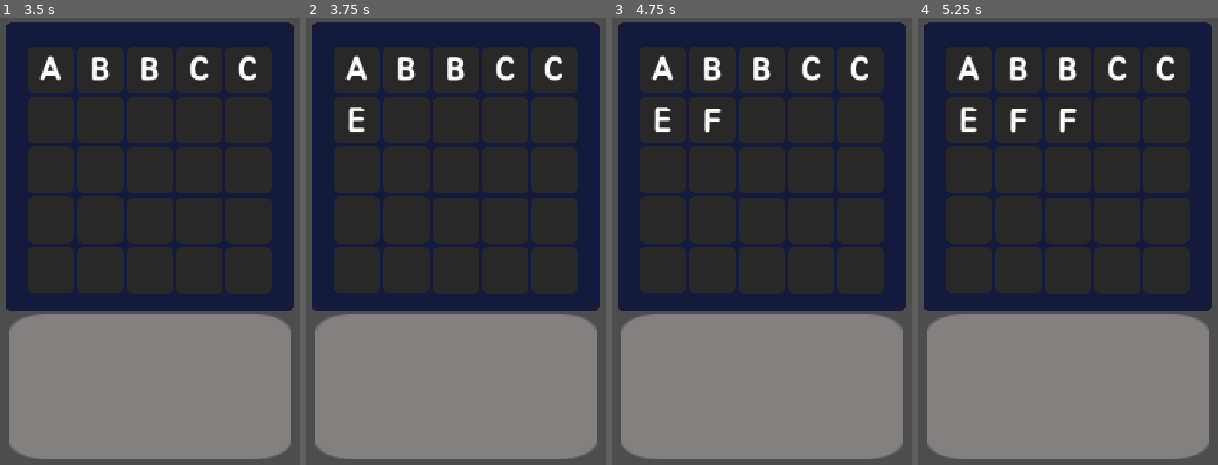
Above: before the commit, frames 1-4 (left to right).
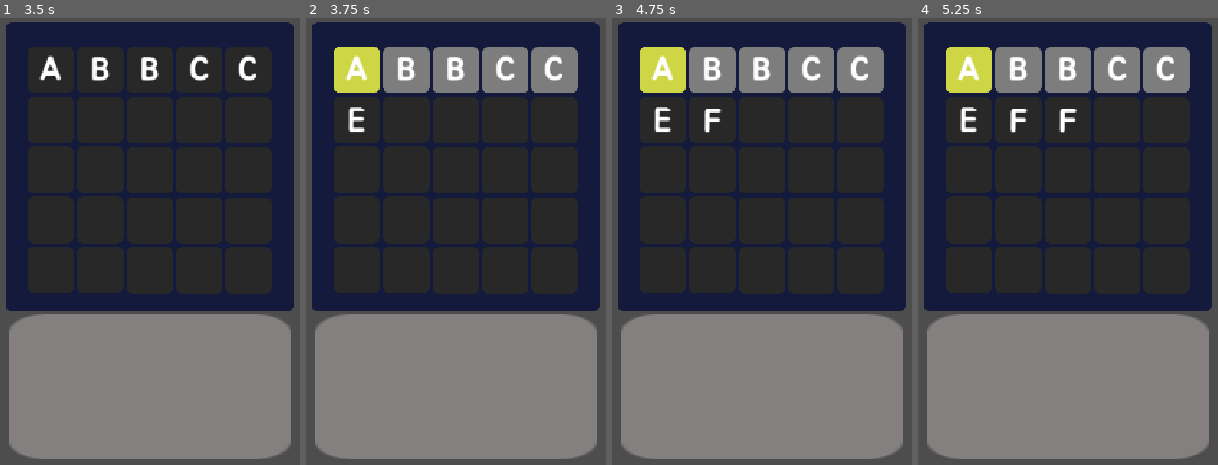
Above: after the commit, the same moments.

Repository: justvishy12/Fishy-Times
Game: Godot game, scene res://scenes/oceanwordsplay.tscn
The game is run twice, just before and just after one commit, with the same random seed, the same clock (stepped at 60 frames per second) and the same inputs. The project has no main scene, so this scene is started directly.
Inputs (mouse positions are in pixels of both pictures, inside the frame that each line leads up to):
- Up to frame 1 (3.5 s): tap Enter (enter) at 0.5, 2 s; move the mouse to (outside the picture) at 0.52 s; hold Right 0.53-1.28 s; hold A (a) 0.53-1.28 s; click (outside the picture) at 0.67 s; tap B (b) at 0.8, 1.35 s; tap Space at 1.25, 2.75 s; move the mouse to (outside the picture) at 1.27 s; hold Down 1.28-2.03 s; tap C (c) at 1.55 s; move the mouse to (231, 143) at 2.02 s; hold Right 2.03-2.78 s; hold C (c) 2.03-2.78 s; tap D (d) at 2.3, 2.85 s; move the mouse to (111, 330) at 2.77 s; hold Up from 2.78 s (still down); click (111, 330) at 2.92 s; tap E (e) at 3.05 s
- Up to frame 2 (3.75 s): tap Enter (enter) at 3.5 s; move the mouse to (outside the picture) at 3.52 s; release Up at 3.53 s; hold Left from 3.53 s (still down); hold E (e) from 3.53 s (still down)
- Up to frame 3 (4.75 s): keep holding Left; tap Enter (enter) at 3.8, 4.35 s; tap Space at 4.25 s; move the mouse to (outside the picture) at 4.27 s; release E (e) at 4.28 s; tap F (f) at 4.55 s
- Up to frame 4 (5.25 s): move the mouse to (1107, 241) at 5.02 s; release Left at 5.03 s; hold Down from 5.03 s (still down); hold F (f) from 5.03 s (still down); click (1107, 241) at 5.17 s

Frame 1 is identical in both runs. In frame 2, 7.1% of the frame differs, in the area x 9-91%, y 6-17%; in frame 3, 7.1%; in frame 4, 7.1%.

Commit message:
Finished full checking system
Now the wordle game has the green yellow and grey also need to add online keyboard.

Diff:
--- a/ocean-words/scripts/oceanwordsplay.gd
+++ b/ocean-words/scripts/oceanwordsplay.gd
@@ -14,6 +14,7 @@
 var c3 = false
 var c4 = false
 var c5 = false
+var won = false
 var submit_answer = ""
 var game_done = false
 
@@ -81,14 +82,38 @@
 		c5 = false
 		if guess[0] == answer[0]:
 			$"Colored Boxes/Row1/BlackWord1".modulate = Color(0.157, 0.604, 0.157)
+		elif guess[0] in answer:
+			$"Colored Boxes/Row1/BlackWord1".modulate = Color(0.808, 0.839, 0.275, 1.0)
+		else:
+			$"Colored Boxes/Row1/BlackWord1".modulate = Color(0.49, 0.49, 0.49, 1.0)
+
 		if guess[1] == answer[1]:
 			$"Colored Boxes/Row1/BlackWord2".modulate = Color(0.157, 0.604, 0.157)
+		elif guess[1] in answer:
+			$"Colored Boxes/Row1/BlackWord2".modulate = Color(0.808, 0.839, 0.275, 1.0)
+		else:
+			$"Colored Boxes/Row1/BlackWord2".modulate = Color(0.49, 0.49, 0.49, 1.0)
+
 		if guess[2] == answer[2]:
 			$"Colored Boxes/Row1/BlackWord3".modulate = Color(0.157, 0.604, 0.157)
+		elif guess[2] in answer:
+			$"Colored Boxes/Row1/BlackWord3".modulate = Color(0.808, 0.839, 0.275, 1.0)
+		else:
+			$"Colored Boxes/Row1/BlackWord3".modulate = Color(0.49, 0.49, 0.49, 1.0)
+
 		if guess[3] == answer[3]:
 			$"Colored Boxes/Row1/BlackWord4".modulate = Color(0.157, 0.604, 0.157)
+		elif guess[3] in answer:
+			$"Colored Boxes/Row1/BlackWord4".modulate = Color(0.808, 0.839, 0.275, 1.0)
+		else:
+			$"Colored Boxes/Row1/BlackWord4".modulate = Color(0.49, 0.49, 0.49, 1.0)
+
 		if guess[4] == answer[4]:
 			$"Colored Boxes/Row1/BlackWord5".modulate = Color(0.157, 0.604, 0.157)
+		elif guess[4] in answer:
+			$"Colored Boxes/Row1/BlackWord5".modulate = Color(0.808, 0.839, 0.275, 1.0)
+		else:
+			$"Colored Boxes/Row1/BlackWord5".modulate = Color(0.49, 0.49, 0.49, 1.0)
 		guess = ""
 	elif row2 == false:
 		row2 = true
@@ -99,14 +124,38 @@
 		c5 = false
 		if guess[0] == answer[0]:
 			$"Colored Boxes/Row2/BlackWord1".modulate = Color(0.157, 0.604, 0.157)
+		elif guess[0] in answer:
+			$"Colored Boxes/Row2/BlackWord1".modulate = Color(0.808, 0.839, 0.275, 1.0)
+		else:
+			$"Colored Boxes/Row2/BlackWord1".modulate = Color(0.49, 0.49, 0.49, 1.0)
+
 		if guess[1] == answer[1]:
 			$"Colored Boxes/Row2/BlackWord2".modulate = Color(0.157, 0.604, 0.157)
+		elif guess[1] in answer:
+			$"Colored Boxes/Row2/BlackWord2".modulate = Color(0.808, 0.839, 0.275, 1.0)
+		else:
+			$"Colored Boxes/Row2/BlackWord2".modulate = Color(0.49, 0.49, 0.49, 1.0)
+
 		if guess[2] == answer[2]:
 			$"Colored Boxes/Row2/BlackWord3".modulate = Color(0.157, 0.604, 0.157)
+		elif guess[2] in answer:
+			$"Colored Boxes/Row2/BlackWord3".modulate = Color(0.808, 0.839, 0.275, 1.0)
+		else:
+			$"Colored Boxes/Row2/BlackWord3".modulate = Color(0.49, 0.49, 0.49, 1.0)
+
 		if guess[3] == answer[3]:
 			$"Colored Boxes/Row2/BlackWord4".modulate = Color(0.157, 0.604, 0.157)
+		elif guess[3] in answer:
+			$"Colored Boxes/Row2/BlackWord4".modulate = Color(0.808, 0.839, 0.275, 1.0)
+		else:
+			$"Colored Boxes/Row2/BlackWord4".modulate = Color(0.49, 0.49, 0.49, 1.0)
+
 		if guess[4] == answer[4]:
 			$"Colored Boxes/Row2/BlackWord5".modulate = Color(0.157, 0.604, 0.157)
+		elif guess[4] in answer:
+			$"Colored Boxes/Row2/BlackWord5".modulate = Color(0.808, 0.839, 0.275, 1.0)
+		else:
+			$"Colored Boxes/Row2/BlackWord5".modulate = Color(0.49, 0.49, 0.49, 1.0)
 		guess = ""
 	elif row3 == false:
 		row3 = true
@@ -117,14 +166,38 @@
 		c5 = false
 		if guess[0] == answer[0]:
 			$"Colored Boxes/Row3/BlackWord1".modulate = Color(0.157, 0.604, 0.157)
+		elif guess[0] in answer:
+			$"Colored Boxes/Row3/BlackWord1".modulate = Color(0.808, 0.839, 0.275, 1.0)
+		else:
+			$"Colored Boxes/Row3/BlackWord1".modulate = Color(0.49, 0.49, 0.49, 1.0)
+
 		if guess[1] == answer[1]:
 			$"Colored Boxes/Row3/BlackWord2".modulate = Color(0.157, 0.604, 0.157)
+		elif guess[1] in answer:
+			$"Colored Boxes/Row3/BlackWord2".modulate = Color(0.808, 0.839, 0.275, 1.0)
+		else:
+			$"Colored Boxes/Row3/BlackWord2".modulate = Color(0.49, 0.49, 0.49, 1.0)
+
 		if guess[2] == answer[2]:
 			$"Colored Boxes/Row3/BlackWord3".modulate = Color(0.157, 0.604, 0.157)
+		elif guess[2] in answer:
+			$"Colored Boxes/Row3/BlackWord3".modulate = Color(0.808, 0.839, 0.275, 1.0)
+		else:
+			$"Colored Boxes/Row3/BlackWord3".modulate = Color(0.49, 0.49, 0.49, 1.0)
+
 		if guess[3] == answer[3]:
 			$"Colored Boxes/Row3/BlackWord4".modulate = Color(0.157, 0.604, 0.157)
+		elif guess[3] in answer:
+			$"Colored Boxes/Row3/BlackWord4".modulate = Color(0.808, 0.839, 0.275, 1.0)
+		else:
+			$"Colored Boxes/Row3/BlackWord4".modulate = Color(0.49, 0.49, 0.49, 1.0)
+
 		if guess[4] == answer[4]:
 			$"Colored Boxes/Row3/BlackWord5".modulate = Color(0.157, 0.604, 0.157)
+		elif guess[4] in answer:
+			$"Colored Boxes/Row3/BlackWord5".modulate = Color(0.808, 0.839, 0.275, 1.0)
+		else:
+			$"Colored Boxes/Row3/BlackWord5".modulate = Color(0.49, 0.49, 0.49, 1.0)
 		guess = ""
 	elif row4 == false:
 		row4 = true
@@ -135,14 +208,38 @@
 		c5 = false
 		if guess[0] == answer[0]:
 			$"Colored Boxes/Row4/BlackWord1".modulate = Color(0.157, 0.604, 0.157)
+		elif guess[0] in answer:
+			$"Colored Boxes/Row4/BlackWord1".modulate = Color(0.808, 0.839, 0.275, 1.0)
+		else:
+			$"Colored Boxes/Row4/BlackWord1".modulate = Color(0.49, 0.49, 0.49, 1.0)
+
 		if guess[1] == answer[1]:
 			$"Colored Boxes/Row4/BlackWord2".modulate = Color(0.157, 0.604, 0.157)
+		elif guess[1] in answer:
+			$"Colored Boxes/Row4/BlackWord2".modulate = Color(0.808, 0.839, 0.275, 1.0)
+		else:
+			$"Colored Boxes/Row4/BlackWord2".modulate = Color(0.49, 0.49, 0.49, 1.0)
+
 		if guess[2] == answer[2]:
 			$"Colored Boxes/Row4/BlackWord3".modulate = Color(0.157, 0.604, 0.157)
+		elif guess[2] in answer:
+			$"Colored Boxes/Row4/BlackWord3".modulate = Color(0.808, 0.839, 0.275, 1.0)
+		else:
+			$"Colored Boxes/Row4/BlackWord3".modulate = Color(0.49, 0.49, 0.49, 1.0)
+
 		if guess[3] == answer[3]:
 			$"Colored Boxes/Row4/BlackWord4".modulate = Color(0.157, 0.604, 0.157)
+		elif guess[3] in answer:
+			$"Colored Boxes/Row4/BlackWord4".modulate = Color(0.808, 0.839, 0.275, 1.0)
+		else:
+			$"Colored Boxes/Row4/BlackWord4".modulate = Color(0.49, 0.49, 0.49, 1.0)
+
 		if guess[4] == answer[4]:
 			$"Colored Boxes/Row4/BlackWord5".modulate = Color(0.157, 0.604, 0.157)
+		elif guess[4] in answer:
+			$"Colored Boxes/Row4/BlackWord5".modulate = Color(0.808, 0.839, 0.275, 1.0)
+		else:
+			$"Colored Boxes/Row4/BlackWord5".modulate = Color(0.49, 0.49, 0.49, 1.0)
 		guess = ""
 	elif row5 == false:
 		row5 = true
@@ -153,17 +250,45 @@
 		c5 = false
 		if guess[0] == answer[0]:
 			$"Colored Boxes/Row5/BlackWord1".modulate = Color(0.157, 0.604, 0.157)
+		elif guess[0] in answer:
+			$"Colored Boxes/Row5/BlackWord1".modulate = Color(0.808, 0.839, 0.275, 1.0)
+		else:
+			$"Colored Boxes/Row5/BlackWord1".modulate = Color(0.49, 0.49, 0.49, 1.0)
+
 		if guess[1] == answer[1]:
 			$"Colored Boxes/Row5/BlackWord2".modulate = Color(0.157, 0.604, 0.157)
+		elif guess[1] in answer:
+			$"Colored Boxes/Row5/BlackWord2".modulate = Color(0.808, 0.839, 0.275, 1.0)
+		else:
+			$"Colored Boxes/Row5/BlackWord2".modulate = Color(0.49, 0.49, 0.49, 1.0)
+
 		if guess[2] == answer[2]:
 			$"Colored Boxes/Row5/BlackWord3".modulate = Color(0.157, 0.604, 0.157)
+		elif guess[2] in answer:
+			$"Colored Boxes/Row5/BlackWord3".modulate = Color(0.808, 0.839, 0.275, 1.0)
+		else:
+			$"Colored Boxes/Row5/BlackWord3".modulate = Color(0.49, 0.49, 0.49, 1.0)
+
 		if guess[3] == answer[3]:
 			$"Colored Boxes/Row5/BlackWord4".modulate = Color(0.157, 0.604, 0.157)
+		elif guess[3] in answer:
+			$"Colored Boxes/Row5/BlackWord4".modulate = Color(0.808, 0.839, 0.275, 1.0)
+		else:
+			$"Colored Boxes/Row5/BlackWord4".modulate = Color(0.49, 0.49, 0.49, 1.0)
+
 		if guess[4] == answer[4]:
 			$"Colored Boxes/Row5/BlackWord5".modulate = Color(0.157, 0.604, 0.157)
+		elif guess[4] in answer:
+			$"Colored Boxes/Row5/BlackWord5".modulate = Color(0.808, 0.839, 0.275, 1.0)
+		else:
+			$"Colored Boxes/Row5/BlackWord5".modulate = Color(0.49, 0.49, 0.49, 1.0)
 		guess = ""
+		game_over()
+
 	if submit_answer == answer:
+		won = true
 		game_over()
+
 func add_letter():
 	if row1 == false:
 		if c1 == false:
